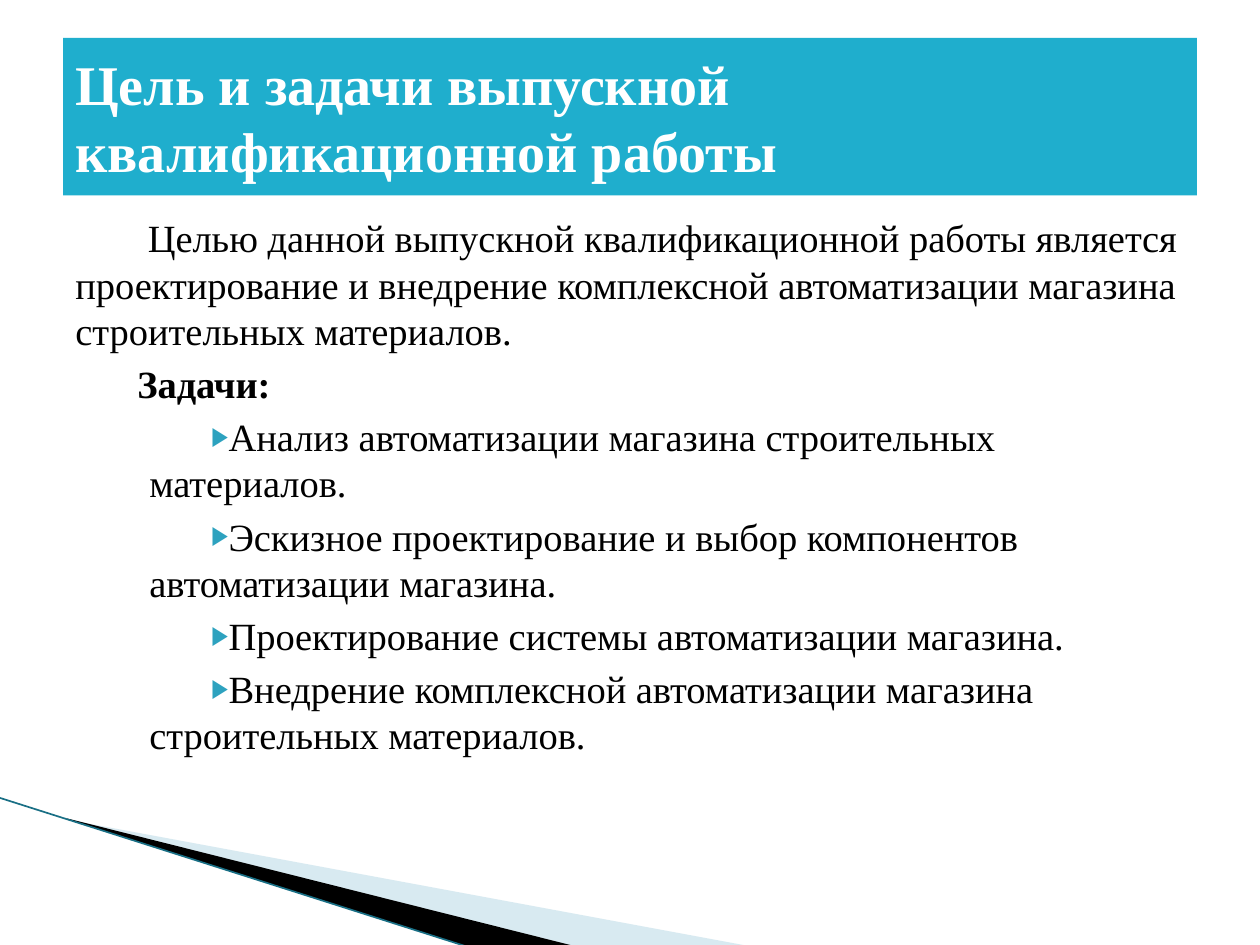
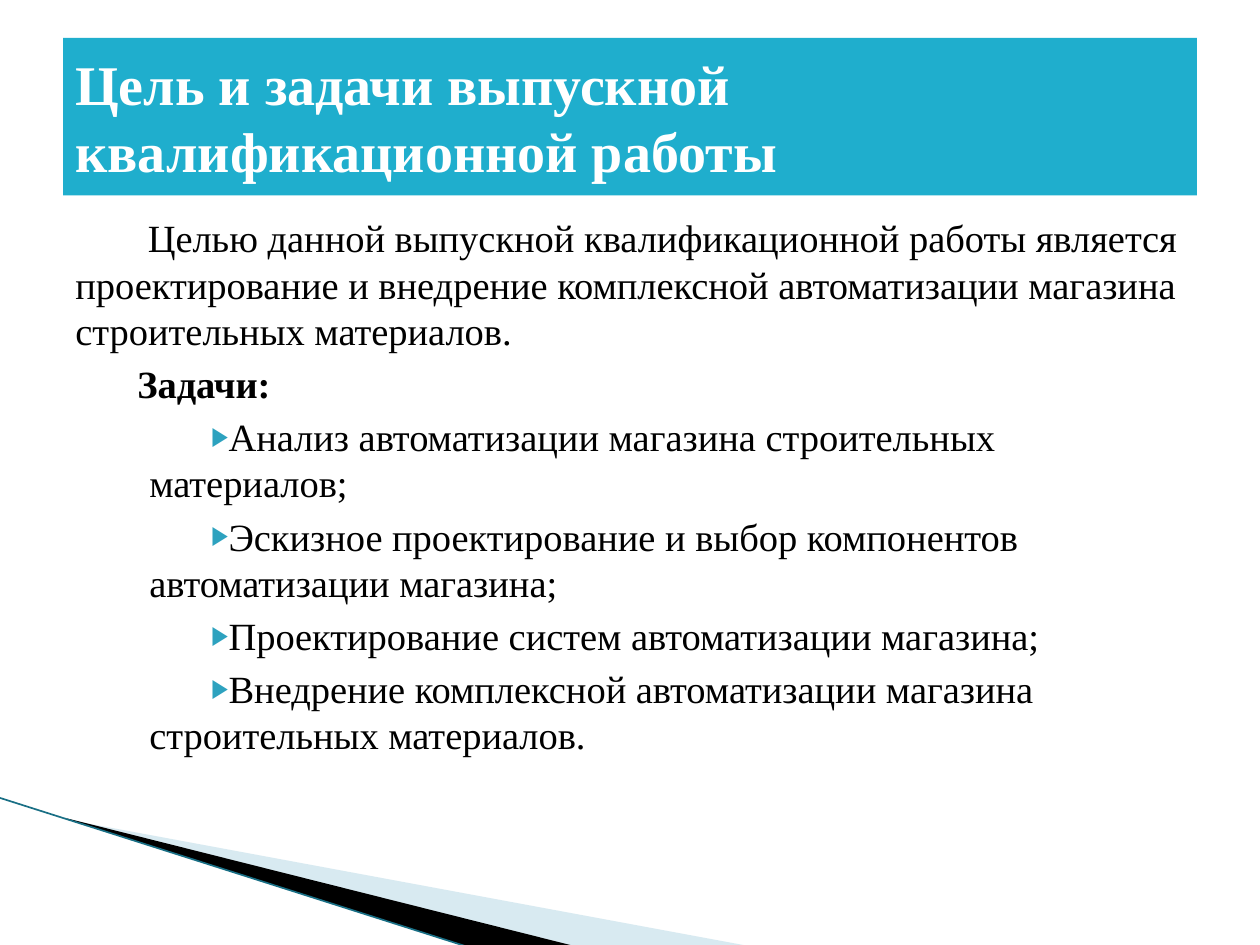
Before and after one commit to BadMax-Kirov/VKR, a slide deck: slide 2 of Выпускная квалификационная работа.pptx. Drawn at 1260x945 pixels with LibreOffice and Linux fonts; fonts in the diff are those of the drawing; background and template pictures are left out. Boxes give left, top, right and bottom in pixels: in the first picture for what was removed or moved away, otherwise in the second. Text is boxed around its words. In the diff, an @@ line names an element or a change of style, - is before the commit and + after.

```diff
--- a/Выпускная квалификационная работа.pptx
+++ b/Выпускная квалификационная работа.pptx
@@ text at box(149, 425, 1039, 658): text changed @@
-▶ Анализ автоматизации магазина строительных материалов.
-▶ Эскизное проектирование и выбор компонентов автоматизации магазина.
-▶ Проектирование системы автоматизации магазина.
+▶ Анализ автоматизации магазина строительных материалов;
+▶ Эскизное проектирование и выбор компонентов автоматизации магазина;
+▶ Проектирование систем автоматизации магазина;
```
Also in this commit, not shown: 6 other slides changed, 1 other file.
